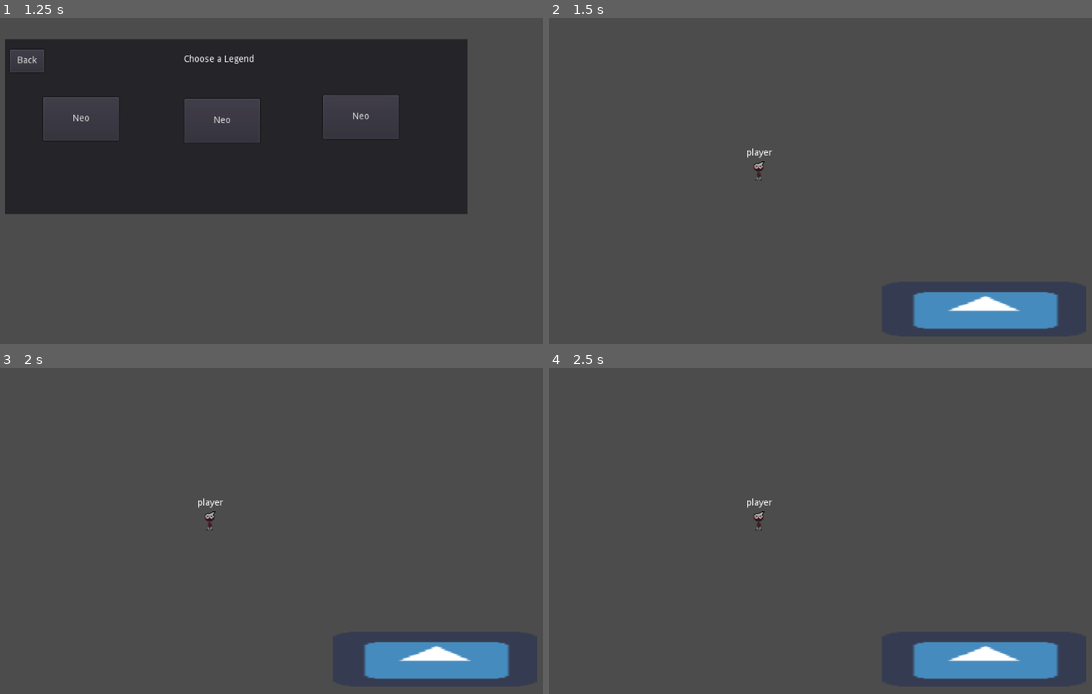
Above: before the commit, frames 1-4 (two rows, left to right).
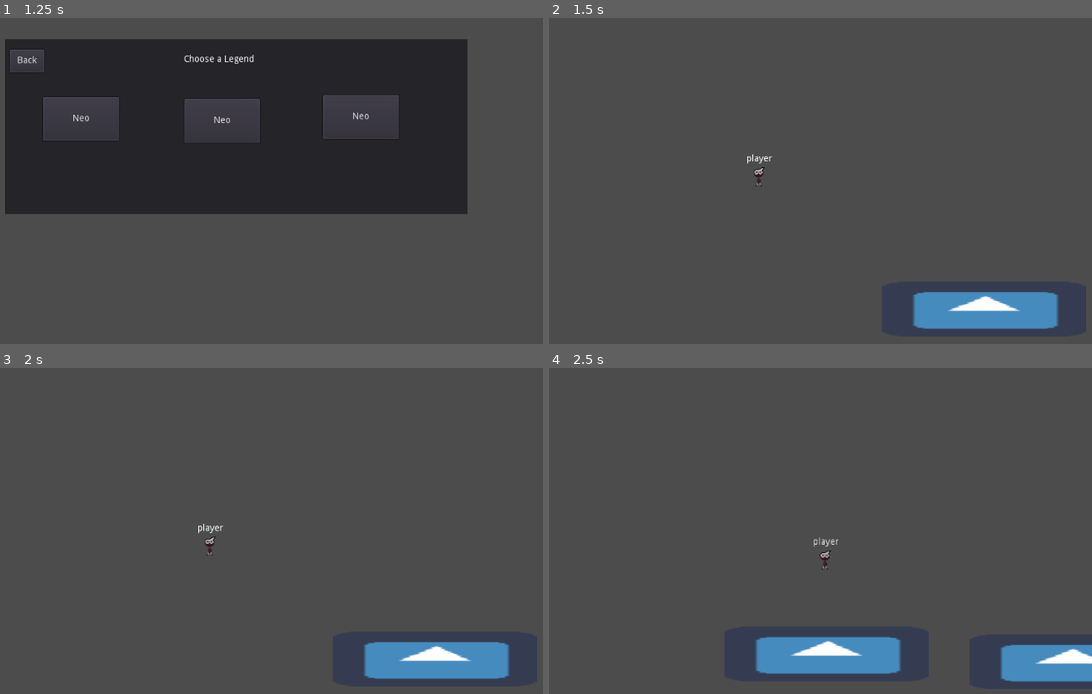
Above: after the commit, the same moments.

Repository: UnicroftOriginale/Valhalla_MBL
Game: Godot game, scene res://Menu.tscn
Two runs of this game, one before a commit and one after it. Both use one fixed random seed, a clock stepped at 60 frames per second and the inputs below. The engine's default icon, where the game draws it, is replaced by a stand-in: a white triangle on a blue panel in a dark square.
Inputs:
- Up to frame 1 (1.25 s): click "Offline" at 0.5 s
- Up to frame 2 (1.5 s): click "Neo" at 1.25 s
- Up to frame 3 (2 s): no input
- Up to frame 4 (2.5 s): hold Right (ui_right) from 2.03 s (still down); hold Q (UnEquip) from 2.03 s (still down)

Frame 1 is identical in both runs. In frame 2, 0.2% of the frame differs, in the area x 36-42%, y 39-52%; in frame 3, 0.2%; in frame 4, 6.2%, in the area x 36-100%, y 39-97%.
Error before the commit: Invalid operands 'String' and 'int' in operator '=='. (res://Autoloads/Movement.gd:37)

Commit message:
Fixed AFPRIS

Diff:
--- a/Autoloads/Movement.gd
+++ b/Autoloads/Movement.gd
@@ -1,4 +1,6 @@
 extends Node
+
+#### AFPRIS 0.1 ###################(A FutureProof Request Input System)###########
 
 var Legend
 var LegendChosen
@@ -7,9 +9,9 @@
 var NMK = false
 var GameStarted = false
 
-var MotionSpeed = 90
+var MotionSpeed = 60
 
-var JumpSpeed = 2
+var JumpSpeed = 5
 var Gravity = 0.2
 var InitGravity = Gravity
 
--- a/Characters/Nmk/Nmk.gd
+++ b/Characters/Nmk/Nmk.gd
@@ -1,72 +1,54 @@
 extends KinematicBody2D
 
-const MOTION_SPEED = 3
-const MAX_SPEED = MOTION_SPEED * 2
-
-var Speed = 2
+var null = null
 #slave var slave_pos = Vector2()
 #slave var slave_motion = Vector2()
 
-var JumpSpeed = 2
-var AntiForce = 0
-var Gravity = 0.2
-var Jump = 0
+
+var MyPlayerNum
+
+var Motion
+
 var Collided
-
-
 #var Equipped = false
 #var A = false
 #var Released = false
+###null is AWESOME
 
 
-func _input(event):
-	if (event.is_action_pressed("ui_up")) && Jump < 3:
-		AntiForce += -JumpSpeed
-		Jump += 1
+#	if (event.is_action_pressed("ui_up")) && Jump < 3:
+#		AntiForce += -JumpSpeed
+#		Jump += 1
 #	if (event.is_action_pressed("UnEquip")) && Equipped:
 #		Equipped = false
 #		A = false
 #		Released = true
 #		Combat.UpdateWeaponState()
+func _ready():
+	MyPlayerNum = Movement.PlayerNum
+	Motion = Vector2()
+#	if MyPlayerNum == 1:
+#		Motion = Movement.MotionA
+#	elif MyPlayerNum == 2:
+#		Motion = Movement.MotionB
 
 
-func _physics_process(delta):
-#	Combat.Equipped = Equipped
-#	Combat.A = A
-#	Combat.Released = Released
+func _process(delta):
+		if MyPlayerNum == 1:
+			Motion.x = Movement.MotionAX
+			Motion.y = Movement.MotionAY
+		elif MyPlayerNum == 2:
+			Motion.x = Movement.MotionBX
+			Motion.y = Movement.MotionBY
 
+		if Motion.length() > 0:
+			Motion = Motion * delta
 
-	if AntiForce < 1 :
-		AntiForce += Gravity
-
-	var motion = Vector2()
-#	if (is_network_master()):
-	if (Input.is_action_pressed("ui_left")):
-		#set_scale(Vector2(1, 1))
-		motion.x -= 1
-	if (Input.is_action_pressed("ui_right")):
-		motion.x += 1
-		#set_scale(Vector2(-1, 1))
-
-	motion.y = AntiForce
-	if motion.length() > 0:
-		motion = motion * MOTION_SPEED
-
-
-#		rset("slave_motion", motion)
-##		rset("slave_pos", position)
-#	else:
-#		position=slave_pos
-#		motion = slave_motion
-	# FIXME: Use move_and_slide
-	Collided = move_and_collide(motion)
-	if Collided:
-		if Collided.collider.is_in_group("Platform"):
-			Jump = 0
-			Gravity = 0
-			AntiForce = 0
-	else:
-		Gravity = 0.2
+		Collided = move_and_collide(Motion)
+		if Collided:
+			Movement.OnCollision()
+		else:
+			Movement.OnCollisionExit()
 #	if (not is_network_master()):
 #		slave_pos = position # To avoid jitter
 
--- a/Menu.gd
+++ b/Menu.gd
@@ -33,14 +33,14 @@
 
 
 func _on_neoB_pressed():
-	PlayerNum = $Main/PlayerCount.text
+	PlayerNum = $Main/PlayerCount.text.to_int()
 	Movement.LegendChosen = "Neo"
 	Movement.PlayerNum = PlayerNum
 	Movement.ConfigureGame()
 
 
 func _on_neoC_pressed():
-	PlayerNum = $Main/PlayerCount.text
+	PlayerNum = $Main/PlayerCount.text.to_int()
 	Movement.LegendChosen = "Neo"
 	Movement.PlayerNum = PlayerNum
 	Movement.EA = true
